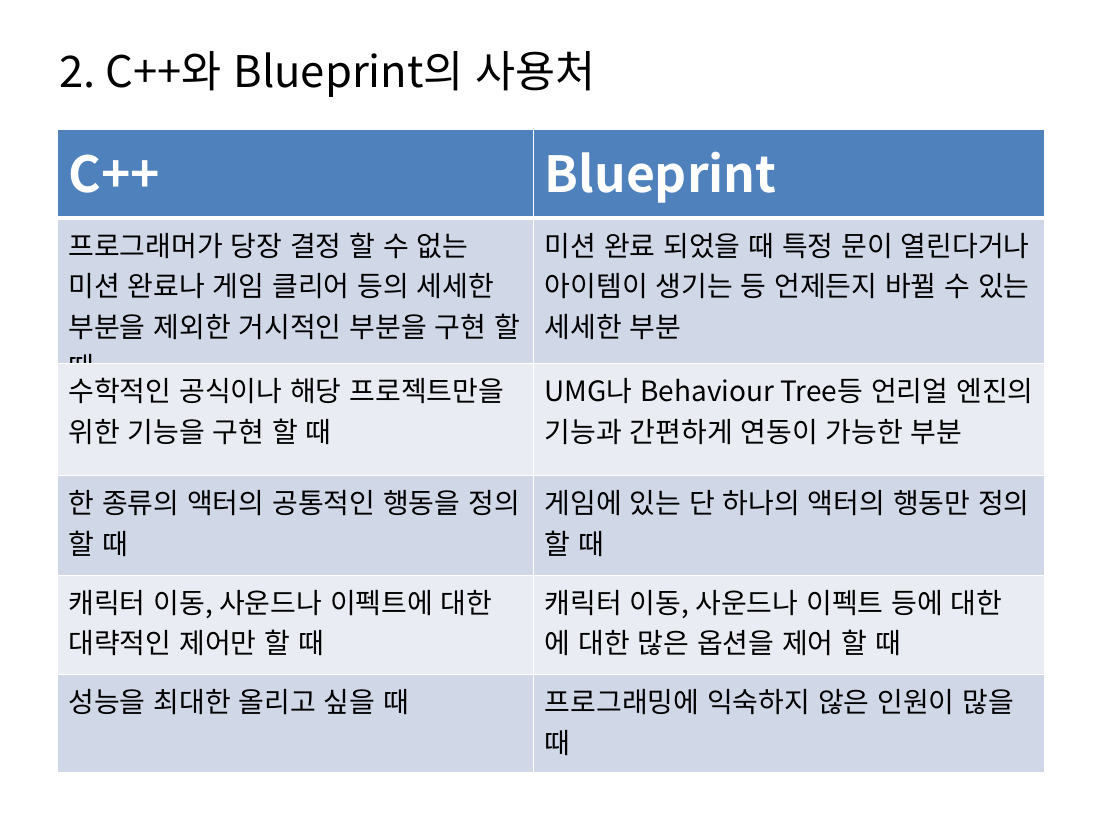
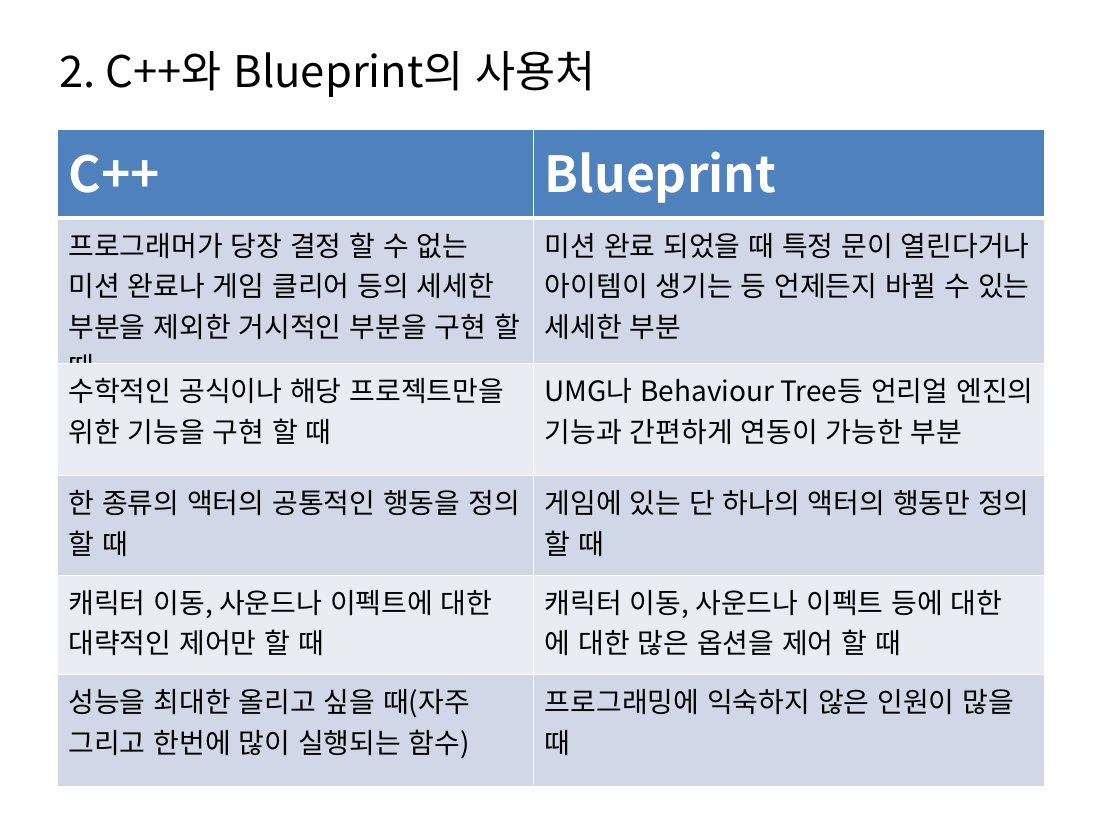
Before and after one commit to hehza90/-Unreal-TDShooting, a slide deck: slide 4 of [UE4] TDShooting.pptx. Drawn at 1120x840 pixels with LibreOffice and Linux fonts; fonts in the diff are those of the drawing. Boxes give left, top, right and bottom in pixels: in the first picture for what was removed or moved away, otherwise in the second. Text is boxed around its words. In the diff, an @@ line names an element or a change of style, - is before the commit and + after.

```diff
--- a/[UE4] TDShooting.pptx
+++ b/[UE4] TDShooting.pptx
@@ table at (57,129,1045,786) @@
-row 6, column 1: 성능을 최대한 올리고 싶을 때
+row 6, column 1: 성능을 최대한 올리고 싶을 때(자주 그리고 한번에 많이 실행되는 함수)
```
Also in this commit, not shown: 4 other slides changed, 1 slide added, 2 other files.
